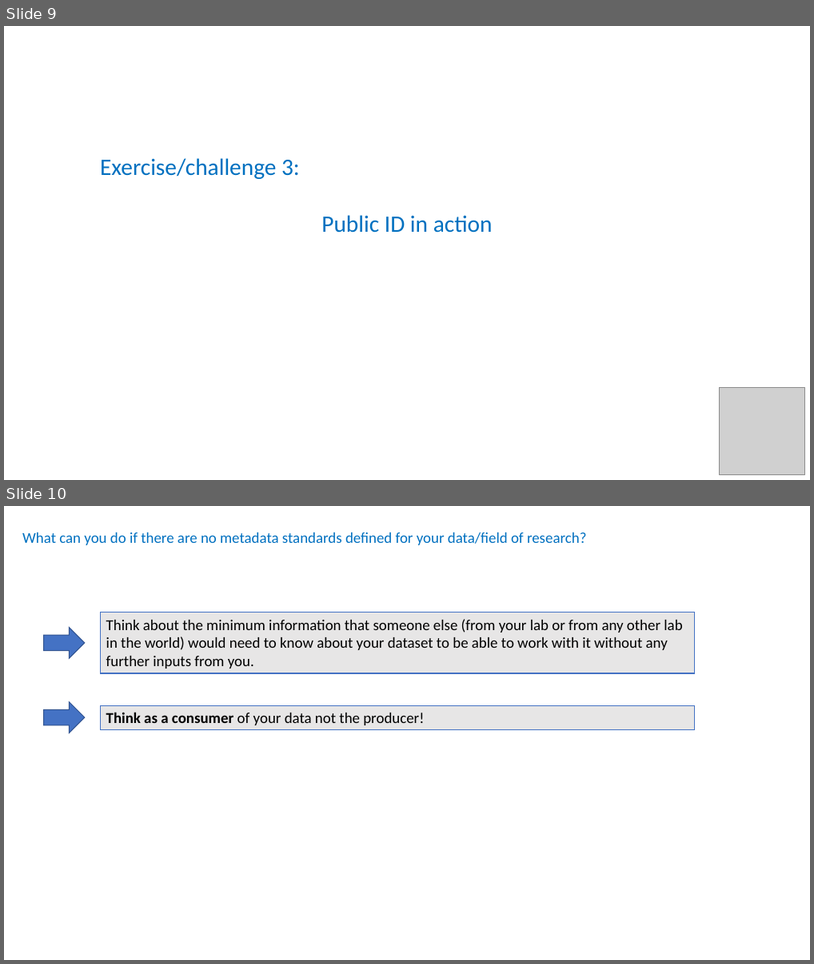
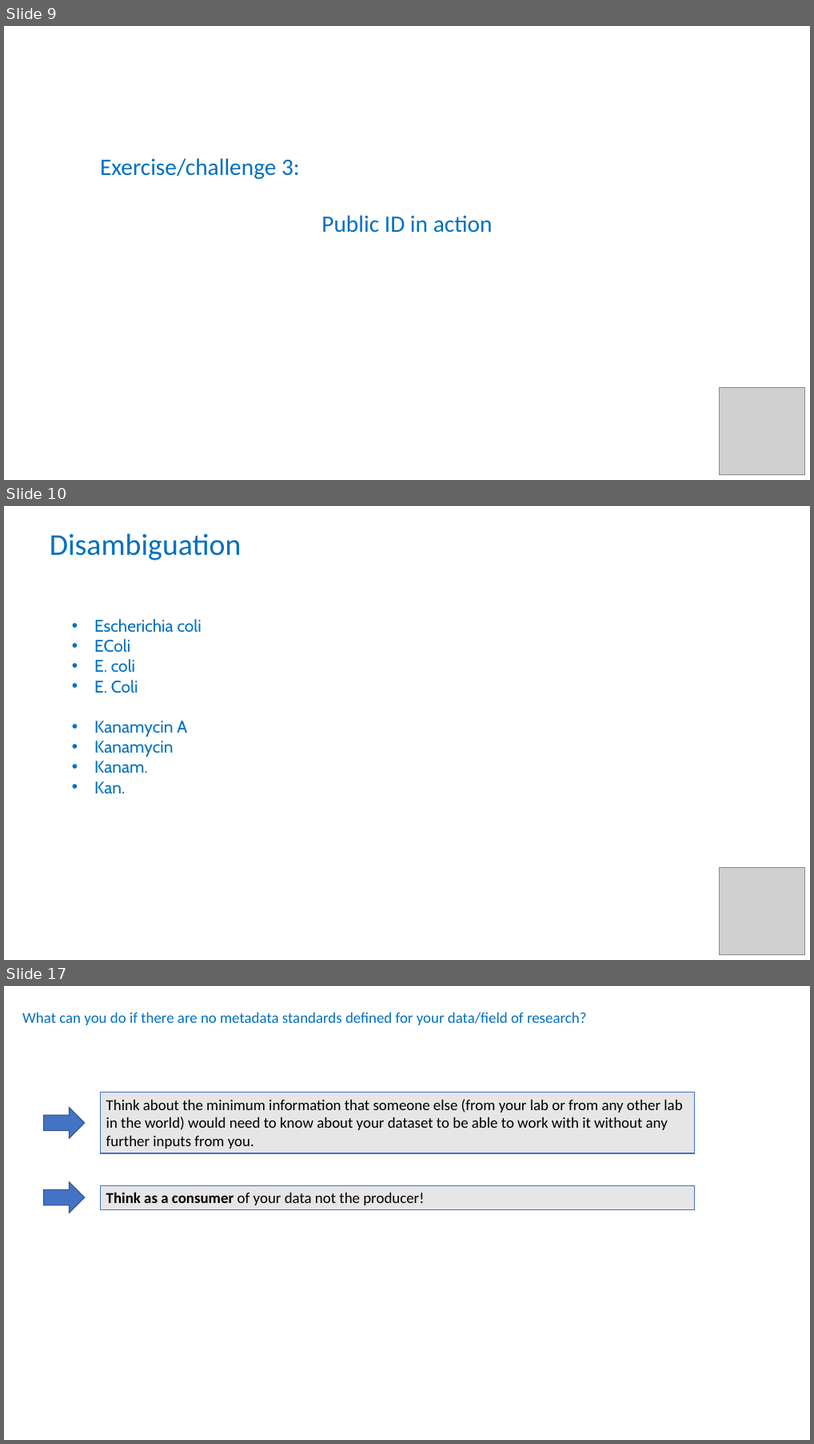
Before and after one commit to tobyhodges/solid-waddle, a slide deck: instructors/05-being-precise.pptx. Shown one above the other, each under a label of ours: slides 9 and 10 before the commit, slides 9, 10 and 17 after it; the slides between them are not shown. The pictures are 814x964 and 814x1444 pixels, drawn with LibreOffice and Linux fonts; fonts in the diff are those of the drawing; grey boxes stand for pictures. Boxes give left, top, right and bottom in pixels: in the first picture for what was removed or moved away, otherwise in the second. Text is boxed around its words. In the diff, an @@ line names an element or a change of style, - is before the commit and + after.

```diff
--- a/instructors/05-being-precise.pptx
+++ b/instructors/05-being-precise.pptx
@@ slide 10 added at (4,506,810,960), background #FFFFFF @@
@@ text added at (50,533,242,560), 36 pt, text #0070C0 @@
+Disambiguation
@@ text added at (94,619,202,794), 20 pt, text #0070C0 @@
+• Escherichia coli
+• EColi
+• E. coli
+• E. Coli
+• Kanamycin A
+• Kanamycin
+• Kanam.
+• Kan.
@@ picture added at (720,867,805,955) @@
@@ what was slide 10 is now slide 17 @@
```
Also in this commit, not shown: 6 other slides added.
